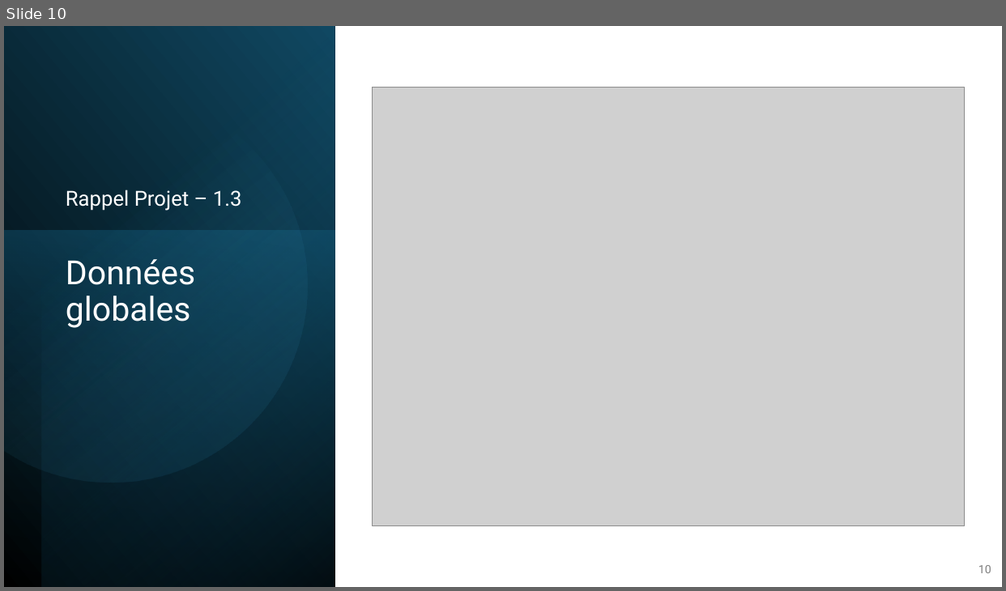
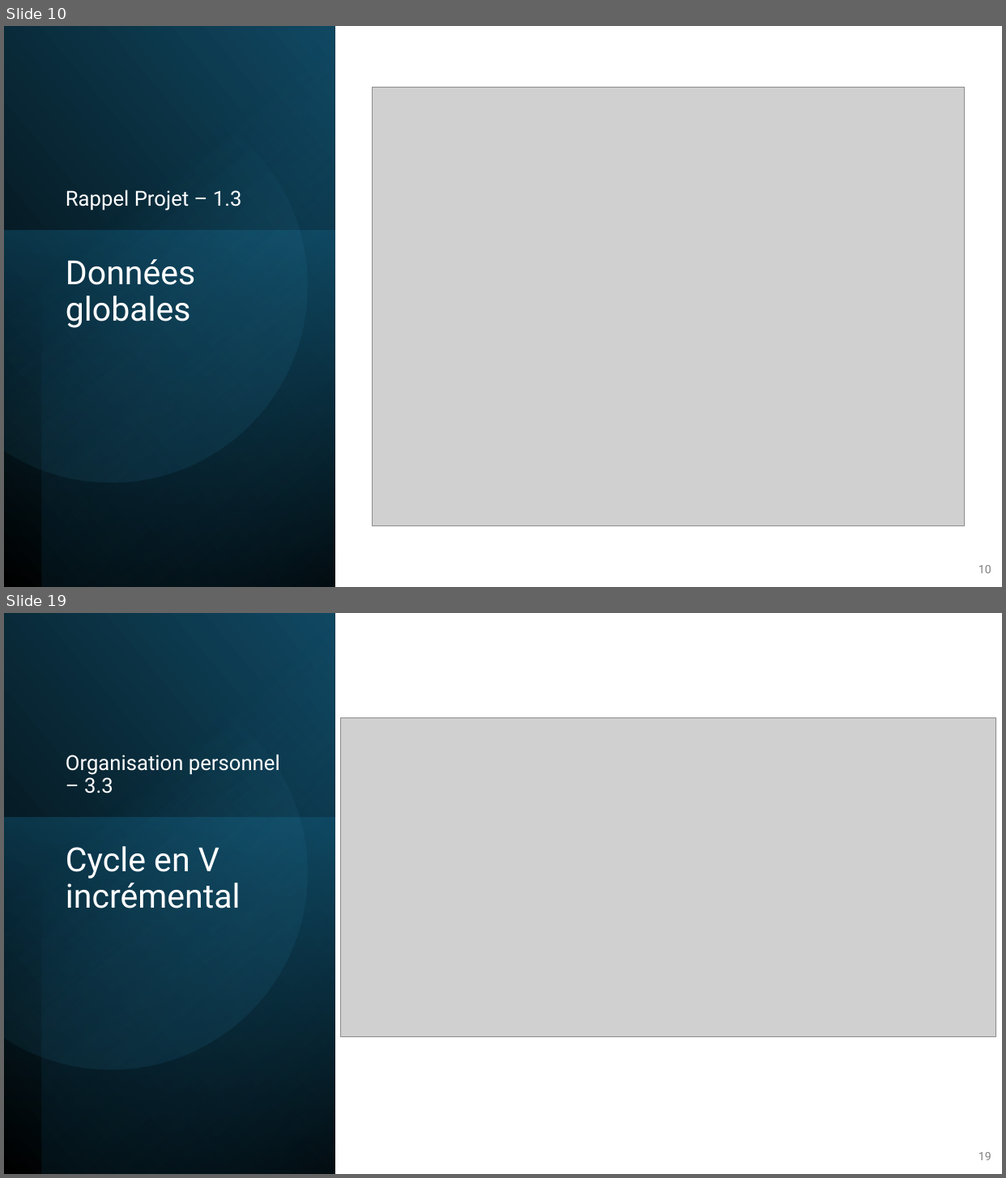
Before and after one commit to RobinMartineau/Acc-s-campus-, a slide deck: BDD/Présentation/BDD.pptx. Shown one above the other, each under a label of ours: slide 10 before the commit, slides 10 and 19 after it; the slides between them are not shown. The pictures are 1006x591 and 1006x1178 pixels, drawn with LibreOffice and Linux fonts; fonts in the diff are those of the drawing; grey boxes stand for pictures. Boxes give left, top, right and bottom in pixels: in the first picture for what was removed or moved away, otherwise in the second. Text is boxed around its words. In the diff, an @@ line names an element or a change of style, - is before the commit and + after.

```diff
--- a/BDD/Présentation/BDD.pptx
+++ b/BDD/Présentation/BDD.pptx
@@ slide 19 added at box(4, 613, 1002, 1174), background #FFFFFF @@
@@ rectangle added at box(4, 613, 335, 1174), fill gradient #000000 to #104862 @@
@@ rectangle added at box(41, 613, 335, 1174), fill gradient #000000 to #156082 @@
@@ freeform shape added at box(4, 652, 343, 1105), fill gradient #46B1E1 to #104862 @@
@@ picture added at box(341, 717, 996, 1037) @@
@@ text added at box(66, 754, 280, 794), 20 pt, text #FFFFFF @@
+Organisation personnel – 3.3
@@ rectangle added at box(4, 818, 335, 1174), fill gradient #156082 to #0B3041 @@
@@ title added at box(66, 846, 241, 909), 32 pt, text #FFFFFF @@
+Cycle en V incrémental
@@ page number added at box(978, 1152, 991, 1161), 11 pt, text #808080 @@
+19
```
Also in this commit, not shown: 2 slides changed, 11 other slides added, 23 slides removed.
